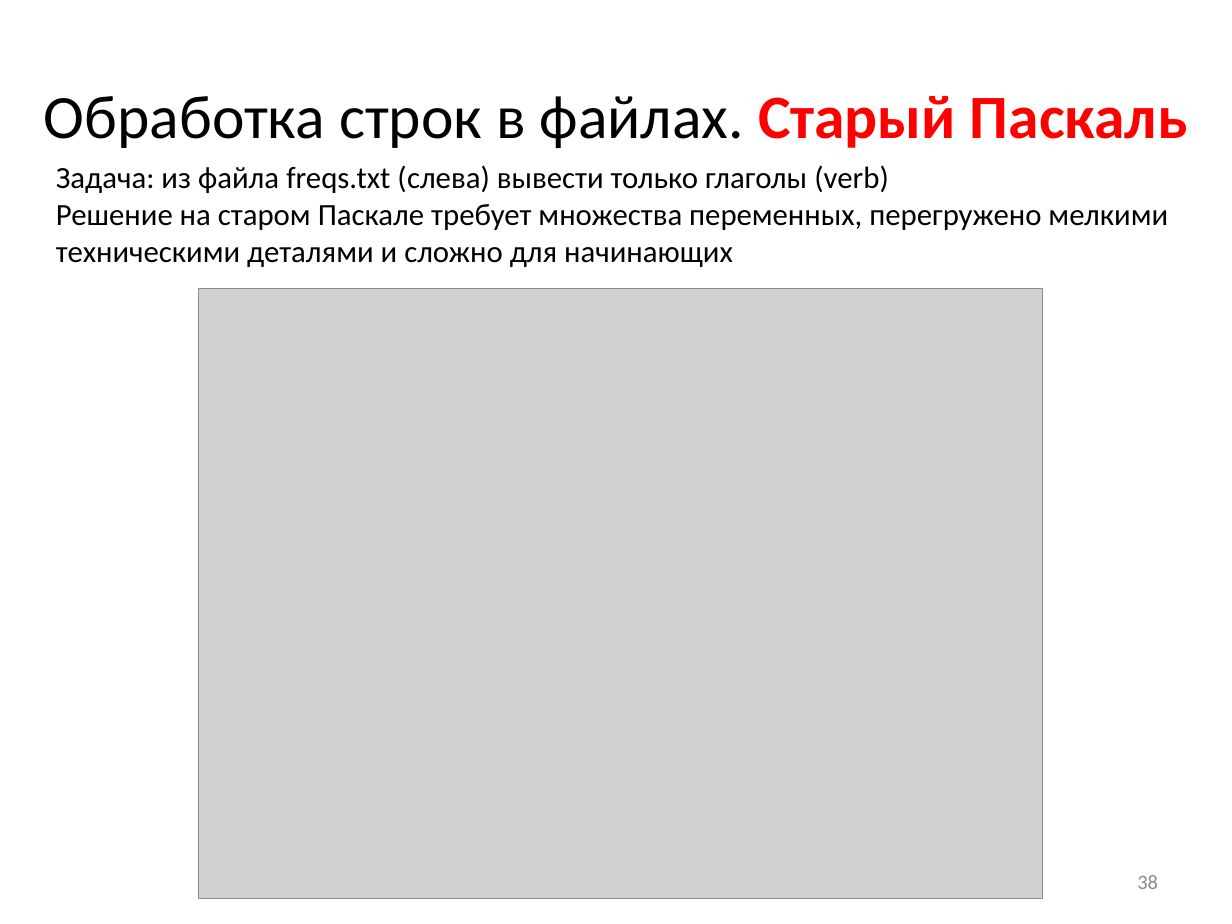
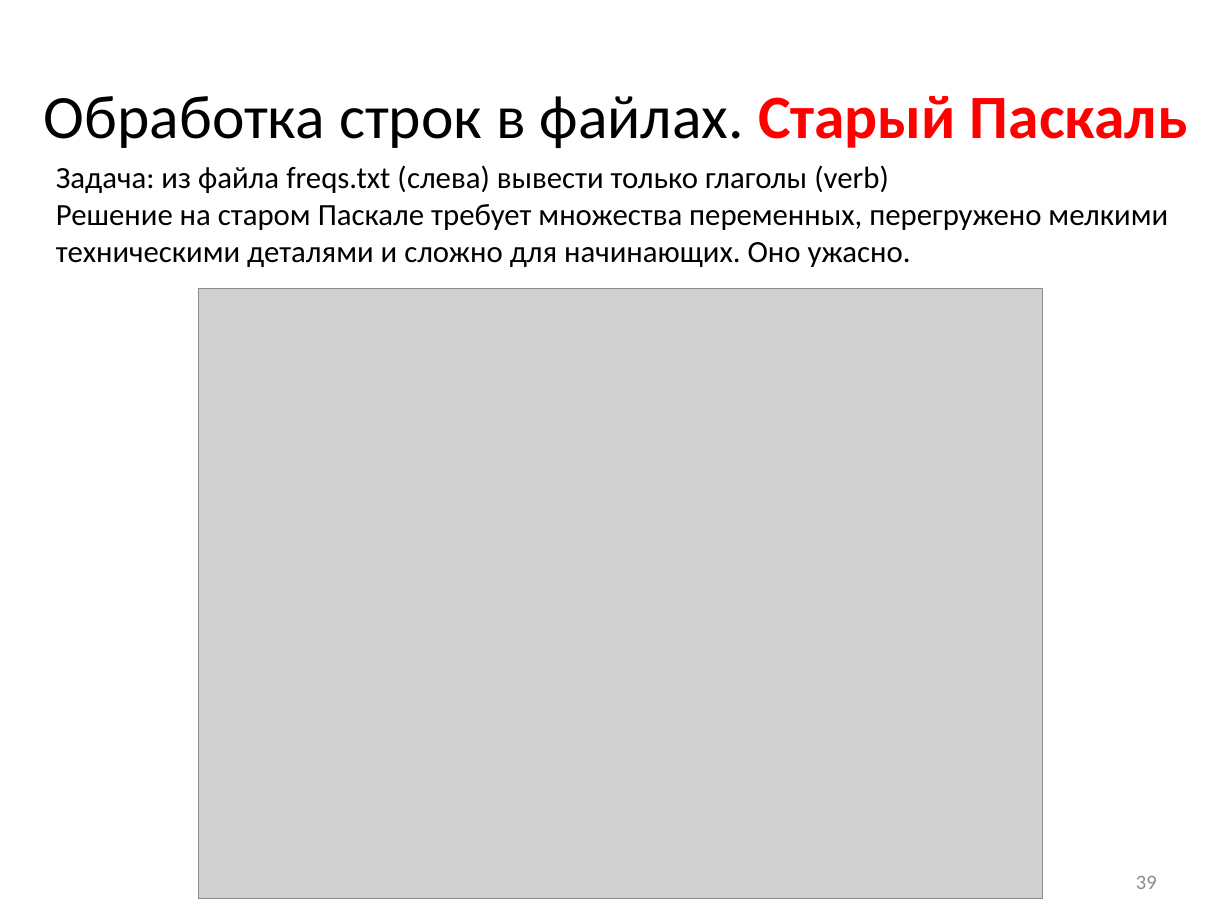
Before and after one commit to pascalabcnet/pascalabcnet, a slide deck: slide 39 of _Presentations/2015 New Features/PascalABC.NET 2015.pptx (slide 38 before the commit). Drawn at 1232x924 pixels with LibreOffice and Linux fonts; fonts in the diff are those of the drawing; grey boxes stand for pictures. Boxes give left, top, right and bottom in pixels: in the first picture for what was removed or moved away, otherwise in the second. Text is boxed around its words. In the diff, an @@ line names an element or a change of style, - is before the commit and + after.

```diff
--- a/_Presentations/2015 New Features/PascalABC.NET 2015.pptx
+++ b/_Presentations/2015 New Features/PascalABC.NET 2015.pptx
@@ text at <box>56,204,1168,267</box>: text changed @@
-Решение на старом Паскале требует множества переменных, перегружено мелкими техническими деталями и сложно для начинающих
+Решение на старом Паскале требует множества переменных, перегружено мелкими техническими деталями и сложно для начинающих. Оно ужасно.
@@ page number at <box>1136,876,1157,889</box>: text changed @@
-38
+39
```
Also in this commit, not shown: 40 other slides changed, 1 slide added, 11 other files.
